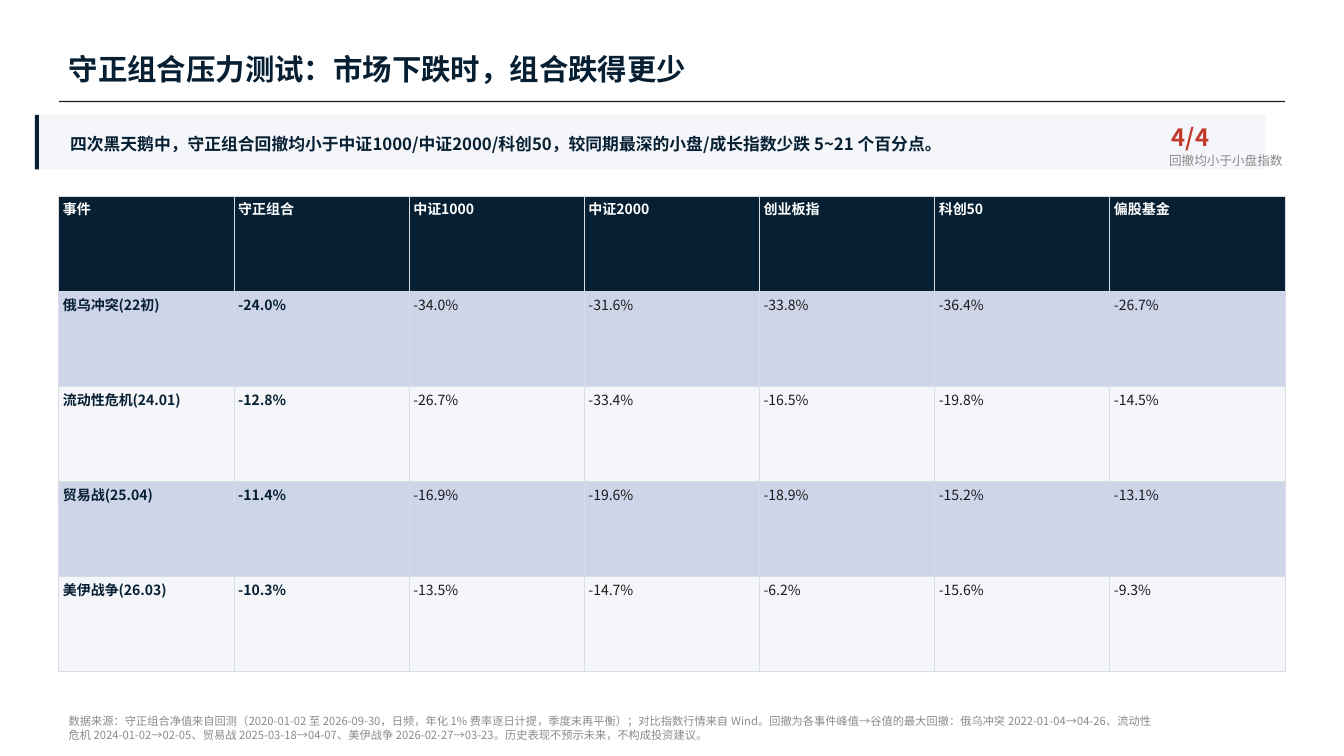
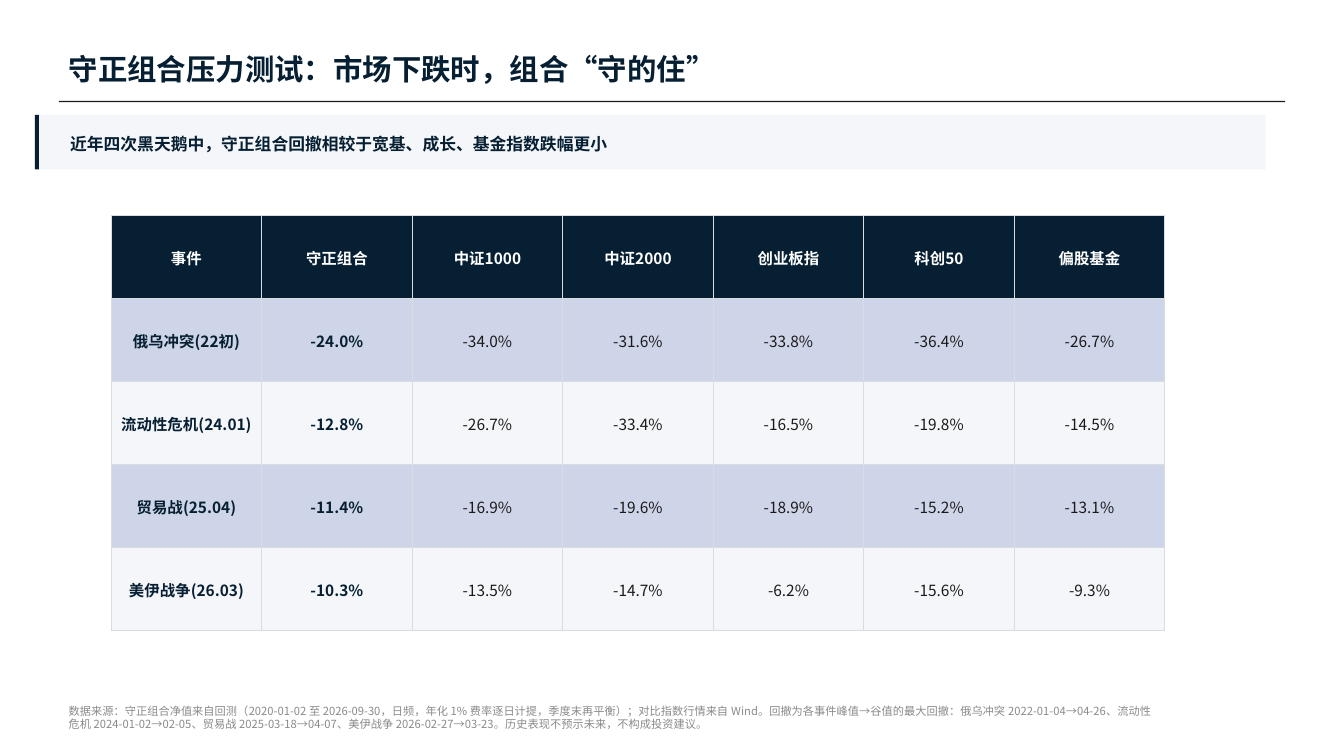
Before and after one commit to marvinbai303-ops/workbuddy, a slide deck: slide 8 of 样板间投顾组合净值预估/中证全指投顾说明/守正组合构建及回测.pptx. Drawn at 1344x756 pixels with LibreOffice and Linux fonts; fonts in the diff are those of the drawing. Boxes give left, top, right and bottom in pixels: in the first picture for what was removed or moved away, otherwise in the second. Text is boxed around its words. In the diff, an @@ line names an element or a change of style, - is before the commit and + after.

```diff
--- a/样板间投顾组合净值预估/中证全指投顾说明/守正组合构建及回测.pptx
+++ b/样板间投顾组合净值预估/中证全指投顾说明/守正组合构建及回测.pptx
@@ text at [69,55,716,84]: text changed @@
-守正组合压力测试：市场下跌时，组合跌得更少
+守正组合压力测试：市场下跌时，组合“守的住”
@@ text at [70,135,607,152]: text changed @@
-四次黑天鹅中，守正组合回撤均小于中证1000/中证2000/科创50，较同期最深的小盘/成长指数少跌 5~21 个百分点。
+近年四次黑天鹅中，守正组合回撤相较于宽基、成长、基金指数跌幅更小
@@ text removed at [1172,127,1209,151] @@
-4/4
@@ text removed at [1169,154,1283,166] @@
-回撤均小于小盘指数
@@ table at [111,216,1163,631] @@
@@ size 10 to 11 pt @@
@@ alignment left to centre @@
@@ table: place and size @@
-table at [58,196,1287,671]
+table at [111,216,1163,631]
@@ text "数据来源：守正组合净值来自回测（2020-01-02 至 2026-09-30，日频，年化 1% 费率逐日计提，季度末再 ...": place and size @@
-text "数据来源：守正组合净值来自回测（2020-01-02 至 2026-09-30，日频，年化 1% 费率逐日计提，季度末再 ..." at [69,716,1151,740]
+text "数据来源：守正组合净值来自回测（2020-01-02 至 2026-09-30，日频，年化 1% 费率逐日计提，季度末再 ..." at [69,706,1151,729]
```
Also in this commit, not shown: 1 other slide changed, 15 other files.
